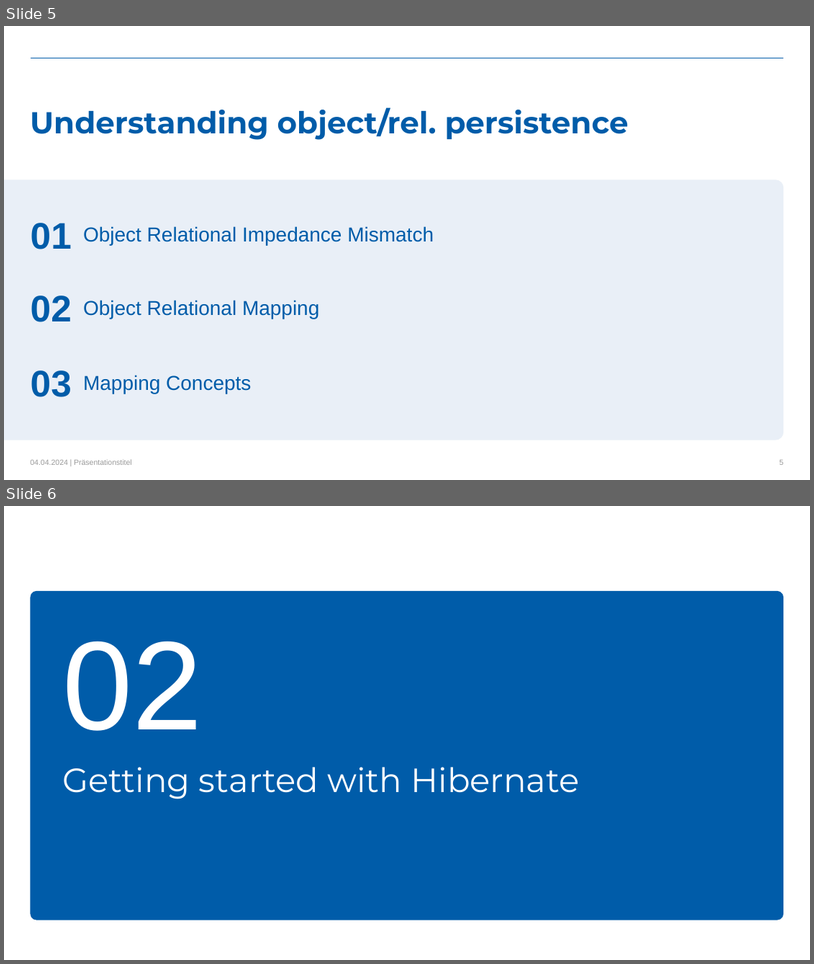
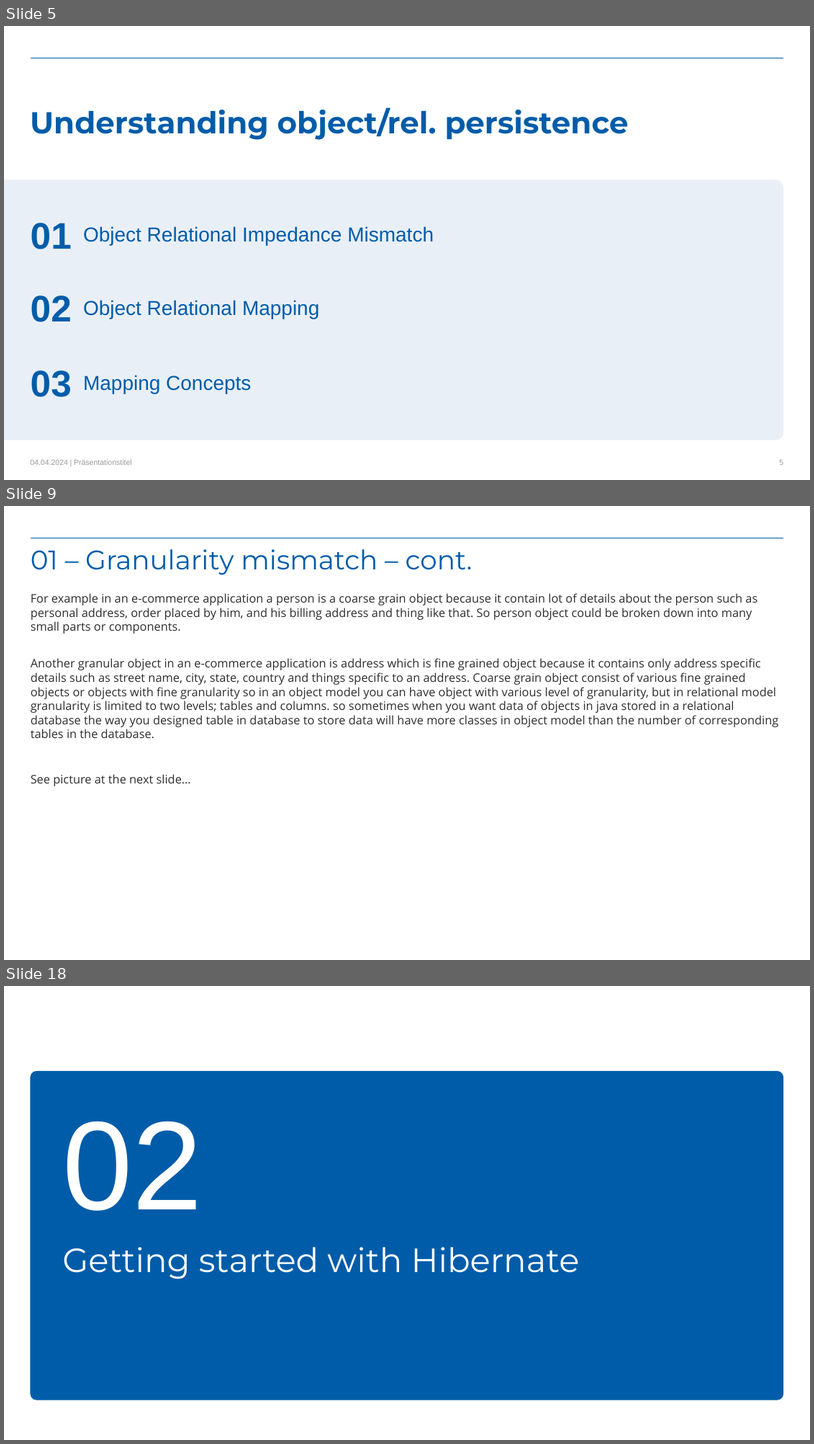
Before and after one commit to kovacivo/hibernate_basics, a slide deck: Hibernate_training-level_basic.pptx. Shown one above the other, each under a label of ours: slides 5 and 6 before the commit, slides 5, 9 and 18 after it; the slides between them are not shown. The pictures are 814x964 and 814x1444 pixels, drawn with LibreOffice and Linux fonts; fonts in the diff are those of the drawing; background and template pictures are left out. Boxes give left, top, right and bottom in pixels: in the first picture for what was removed or moved away, otherwise in the second. Text is boxed around its words. In the diff, an @@ line names an element or a change of style, - is before the commit and + after.

Commit message:
adding new content into ppt

```diff
--- a/Hibernate_training-level_basic.pptx
+++ b/Hibernate_training-level_basic.pptx
@@ slide 9 added at box(4, 506, 810, 960), background #FFFFFF; not listed: 1 template element that a slide beside it also shows @@
@@ title added at box(31, 549, 473, 575), 32 pt, text #005CA9 @@
+01 – Granularity mismatch – cont.
@@ text added at box(31, 593, 779, 786), 14 pt, text #2E2E2E @@
+For example in an e-commerce application a person is a coarse grain object because it contain lot of details about the person such as personal address, order placed by him, and his billing address and thing like that. So person object could be broken down into many small parts or components.
+Another granular object in an e-commerce application is address which is fine grained object because it contains only address specific details such as street name, city, state, country and things specific to an address. Coarse grain object consist of various fine grained objects or objects with fine granularity so in an object model you can have object with various level of granularity, but in relational model granularity is limited to two levels; tables and columns. so sometimes when you want data of objects in java stored in a relational database the way you designed table in database to store data will have more classes in object model than the number of corresponding tables in the database.
+See picture at the next slide…
@@ what was slide 6 is now slide 18 @@
```
Also in this commit, not shown: 2 slides changed, 24 other slides added.
